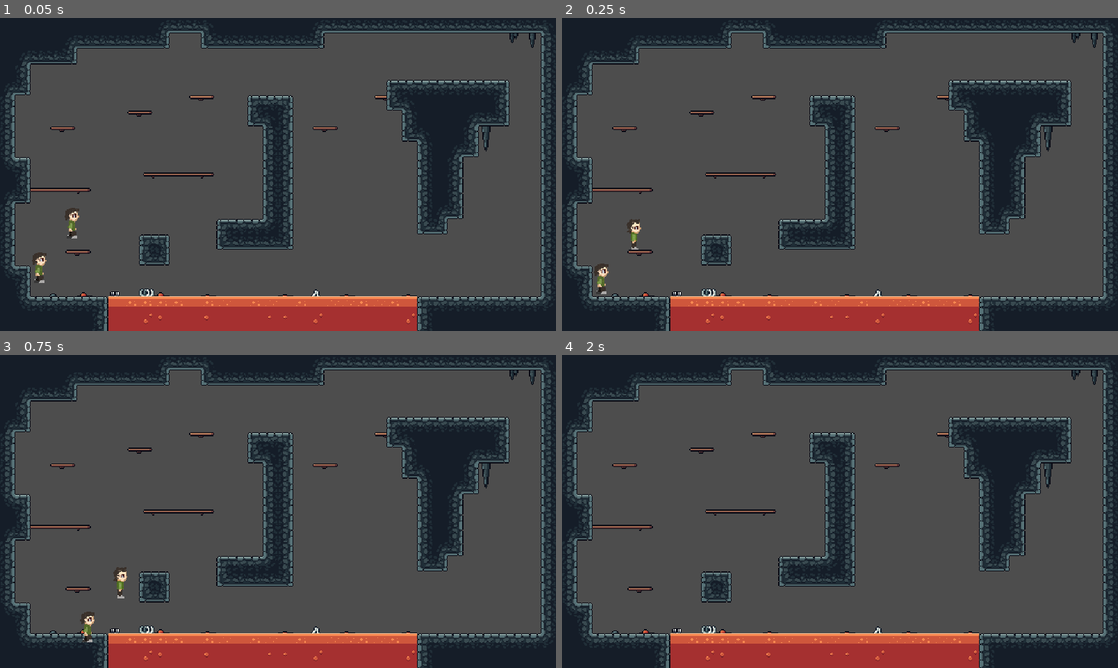
Above: before the commit, frames 1-4 (two rows, left to right).
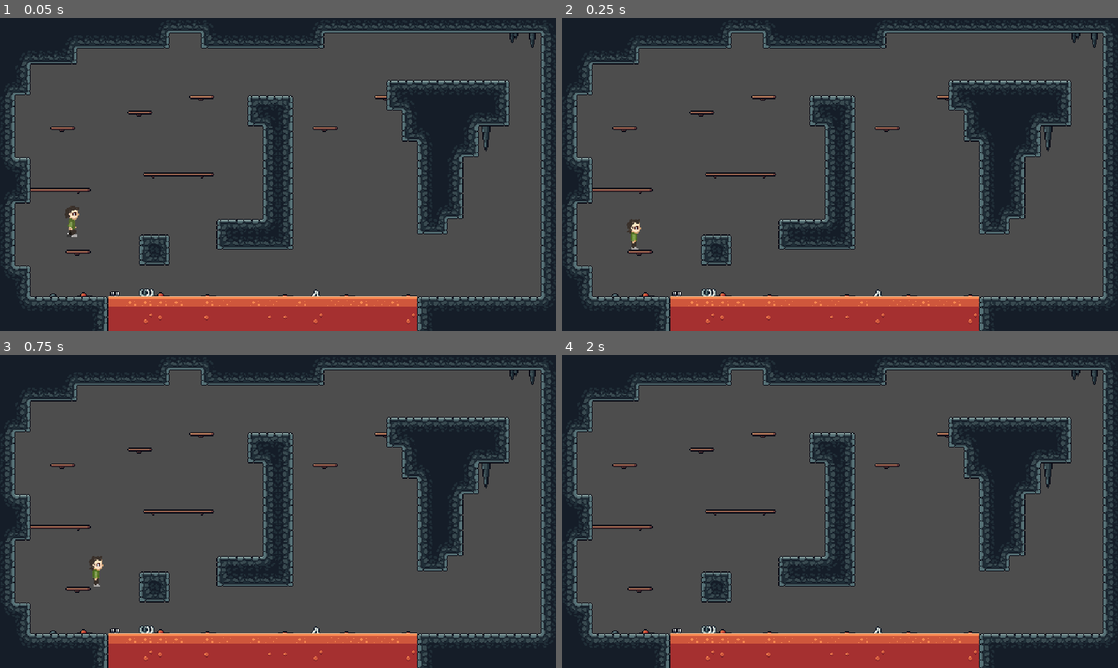
Above: after the commit, the same moments.

Repository: CarrotCake002/IOI_Game_Jam
Game: Godot game, scene res://scenes/level2_not_drained.tscn
The game is run twice, just before and just after one commit, with the same random seed, the same clock (stepped at 60 frames per second) and the same inputs. The engine's default icon, where the game draws it, is replaced by a stand-in: a white triangle on a blue panel in a dark square.
Inputs (mouse positions are in pixels of both pictures, inside the frame that each line leads up to):
- Up to frame 1 (0.05 s): no input
- Up to frame 2 (0.25 s): no input
- Up to frame 3 (0.75 s): tap Enter (ui_accept) at 0.5 s; move the mouse to (400, 495) at 0.52 s; press the mouse at (400, 495) at 0.53 s; hold D (Right) from 0.53 s (still down)
- Up to frame 4 (2 s): keep holding D (Right); tap Space (Jump) at 0.77, 1.52 s; move the mouse to (728, 527) at 1.27 s; release the mouse at (728, 527) at 1.28 s; click (728, 527) at 1.35 s

The runs differ from the first frame. In frame 1, 0.3% of the frame differs, in the area x 5-15%, y 60-85%; in frame 2, 0.2%; in frame 3, 0.5%, in the area x 14-23%, y 64-92%; in frame 4, nothing differs.

Commit message:
Merged gun and spritesheet

Diff:
--- a/ioi_game_jam/scenes/game.tscn
+++ b/ioi_game_jam/scenes/game.tscn
@@ -1,10 +1,13 @@
-[gd_scene load_steps=10 format=4 uid="uid://btn7yyqckqqxx"]
+[gd_scene load_steps=25 format=4 uid="uid://btn7yyqckqqxx"]
 
 [ext_resource type="Texture2D" uid="uid://06q6gsqswyi7" path="res://assets/sprites/cave_tiles_v2.png" id="1_gs62v"]
-[ext_resource type="Texture2D" uid="uid://3oo5y3mxluh2" path="res://icon.svg" id="2_dull6"]
 [ext_resource type="Script" path="res://scripts/slyna.gd" id="2_lal28"]
+[ext_resource type="Texture2D" uid="uid://dwikehdmjoiom" path="res://assets/sprites/fall.png" id="4_fvrx6"]
 [ext_resource type="PackedScene" uid="uid://dl8pkqs3jxqm6" path="res://scenes/full_chain.tscn" id="4_t86ug"]
 [ext_resource type="Script" path="res://scenes/chain_drop_trigger.gd" id="5_7tp1f"]
+[ext_resource type="Texture2D" uid="uid://b622sqqhk6h2" path="res://assets/sprites/stand_.png" id="5_d1bjc"]
+[ext_resource type="Texture2D" uid="uid://bm0mshkqghalh" path="res://assets/sprites/jump.png" id="6_pefw0"]
+[ext_resource type="Texture2D" uid="uid://e6t5wgr3hskt" path="res://assets/sprites/walk.png" id="7_ed3ui"]
 
 [sub_resource type="TileSetAtlasSource" id="TileSetAtlasSource_mei4g"]
 texture = ExtResource("1_gs62v")
@@ -256,8 +259,113 @@
 physics_layer_0/collision_layer = 1
 sources/0 = SubResource("TileSetAtlasSource_mei4g")
 
-[sub_resource type="RectangleShape2D" id="RectangleShape2D_ite4u"]
-size = Vector2(16, 16)
+[sub_resource type="RectangleShape2D" id="RectangleShape2D_sepgn"]
+size = Vector2(12, 29)
+
+[sub_resource type="AtlasTexture" id="AtlasTexture_q6koe"]
+atlas = ExtResource("4_fvrx6")
+region = Rect2(0, 0, 19, 32)
+
+[sub_resource type="AtlasTexture" id="AtlasTexture_32nl5"]
+atlas = ExtResource("5_d1bjc")
+region = Rect2(0, 0, 19, 32)
+
+[sub_resource type="AtlasTexture" id="AtlasTexture_m576h"]
+atlas = ExtResource("6_pefw0")
+region = Rect2(0, 0, 19, 32)
+
+[sub_resource type="AtlasTexture" id="AtlasTexture_ayx5p"]
+atlas = ExtResource("7_ed3ui")
+region = Rect2(0, 0, 16, 32)
+
+[sub_resource type="AtlasTexture" id="AtlasTexture_x2jwy"]
+atlas = ExtResource("7_ed3ui")
+region = Rect2(16, 0, 16, 32)
+
+[sub_resource type="AtlasTexture" id="AtlasTexture_dwu6q"]
+atlas = ExtResource("7_ed3ui")
+region = Rect2(32, 0, 16, 32)
+
+[sub_resource type="AtlasTexture" id="AtlasTexture_ao401"]
+atlas = ExtResource("7_ed3ui")
+region = Rect2(48, 0, 16, 32)
+
+[sub_resource type="AtlasTexture" id="AtlasTexture_70qaq"]
+atlas = ExtResource("7_ed3ui")
+region = Rect2(0, 0, 16, 32)
+
+[sub_resource type="AtlasTexture" id="AtlasTexture_uhfqu"]
+atlas = ExtResource("7_ed3ui")
+region = Rect2(16, 0, 16, 32)
+
+[sub_resource type="AtlasTexture" id="AtlasTexture_3f68x"]
+atlas = ExtResource("7_ed3ui")
+region = Rect2(32, 0, 16, 32)
+
+[sub_resource type="AtlasTexture" id="AtlasTexture_varpu"]
+atlas = ExtResource("7_ed3ui")
+region = Rect2(48, 0, 16, 32)
+
+[sub_resource type="SpriteFrames" id="SpriteFrames_bim5h"]
+animations = [{
+"frames": [{
+"duration": 1.0,
+"texture": SubResource("AtlasTexture_q6koe")
+}],
+"loop": true,
+"name": &"fall",
+"speed": 5.0
+}, {
+"frames": [{
+"duration": 1.0,
+"texture": SubResource("AtlasTexture_32nl5")
+}],
+"loop": true,
+"name": &"idle",
+"speed": 5.0
+}, {
+"frames": [{
+"duration": 1.0,
+"texture": SubResource("AtlasTexture_m576h")
+}],
+"loop": true,
+"name": &"jump",
+"speed": 5.0
+}, {
+"frames": [{
+"duration": 1.0,
+"texture": SubResource("AtlasTexture_ayx5p")
+}, {
+"duration": 1.0,
+"texture": SubResource("AtlasTexture_x2jwy")
+}, {
+"duration": 1.0,
+"texture": SubResource("AtlasTexture_dwu6q")
+}, {
+"duration": 1.0,
+"texture": SubResource("AtlasTexture_ao401")
+}],
+"loop": true,
+"name": &"walking_l",
+"speed": 5.0
+}, {
+"frames": [{
+"duration": 1.0,
+"texture": SubResource("AtlasTexture_70qaq")
+}, {
+"duration": 1.0,
+"texture": SubResource("AtlasTexture_uhfqu")
+}, {
+"duration": 1.0,
+"texture": SubResource("AtlasTexture_3f68x")
+}, {
+"duration": 1.0,
+"texture": SubResource("AtlasTexture_varpu")
+}],
+"loop": true,
+"name": &"walking_r",
+"speed": 5.0
+}]
 
 [sub_resource type="RectangleShape2D" id="RectangleShape2D_csq64"]
 size = Vector2(82, 49)
@@ -276,16 +384,17 @@
 collision_layer = 4
 script = ExtResource("2_lal28")
 
-[node name="Sprite2D" type="Sprite2D" parent="Slyna"]
-position = Vector2(168, 168)
-scale = Vector2(0.12296, 0.278812)
-texture = ExtResource("2_dull6")
-vframes = 4
-
 [node name="CollisionShape2D" type="CollisionShape2D" parent="Slyna"]
-position = Vector2(168, 168)
-scale = Vector2(1, 2)
-shape = SubResource("RectangleShape2D_ite4u")
+position = Vector2(76, 210.5)
+shape = SubResource("RectangleShape2D_sepgn")
+
+[node name="standing" type="Sprite2D" parent="Slyna"]
+
+[node name="AnimatedSprite2D" type="AnimatedSprite2D" parent="Slyna"]
+position = Vector2(75, 209)
+sprite_frames = SubResource("SpriteFrames_bim5h")
+animation = &"walking_r"
+autoplay = "walking_r"
 
 [node name="ChainDropTrigger" type="Area2D" parent="."]
 position = Vector2(368, 200)
--- a/ioi_game_jam/scenes/level2_not_drained.tscn
+++ b/ioi_game_jam/scenes/level2_not_drained.tscn
@@ -387,11 +387,6 @@
 [node name="Slyna" type="CharacterBody2D" parent="."]
 script = ExtResource("2_pno3h")
 
-[node name="walking" type="Sprite2D" parent="Slyna"]
-position = Vector2(41, 255)
-texture = ExtResource("3_4s2o0")
-hframes = 4
-
 [node name="CollisionShape2D" type="CollisionShape2D" parent="Slyna"]
 position = Vector2(76, 210.5)
 shape = SubResource("RectangleShape2D_ite4u")
--- a/ioi_game_jam/scripts/slyna.gd
+++ b/ioi_game_jam/scripts/slyna.gd
@@ -52,8 +52,6 @@
 	handle_wall_slide(delta)
 	handle_wall_jump()
 
-	# Move the character
-	move_and_slide()
 
 func shoot():
 	var bullet = bullet_scene.instantiate()
Not shown: 1 places in ioi_game_jam/scenes/full_chain.tscn that only renumber resources
Not shown: 1 places in ioi_game_jam/scenes/level1.tscn that only renumber resources
